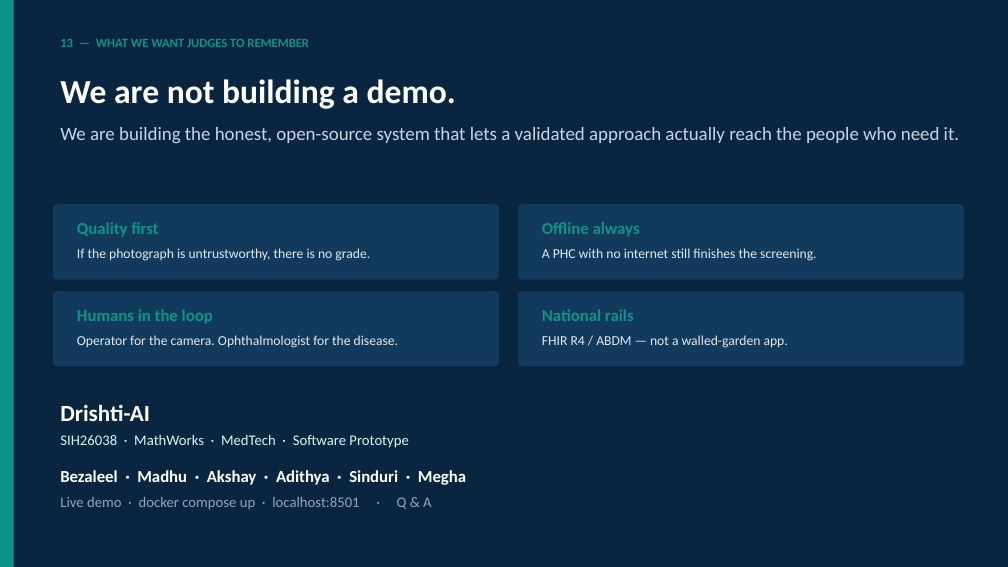
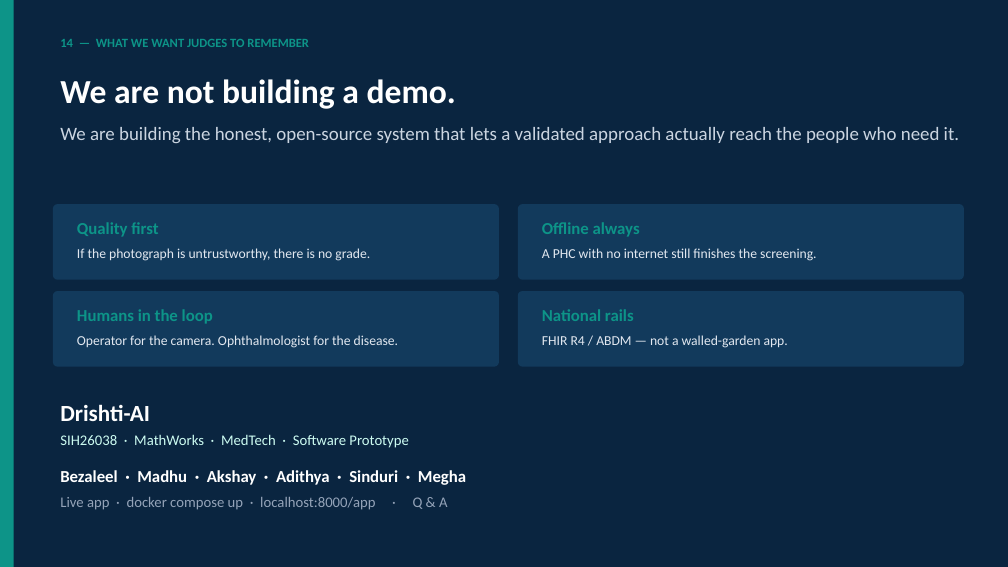
Before and after one commit to BezaleelPaul/Drishti-AI, a slide deck: slide 15 of presentation/Drishti-AI_SIH2026_Presentation.pptx (slide 14 before the commit). Drawn at 1008x567 pixels with LibreOffice and Linux fonts; fonts in the diff are those of the drawing. Boxes give left, top, right and bottom in pixels: in the first picture for what was removed or moved away, otherwise in the second. Text is boxed around its words. In the diff, an @@ line names an element or a change of style, - is before the commit and + after.

Commit message:
docs: measured validation evidence in readme, roadmap, deck, judge qa; ci rehearsal
README gains a measured-evidence section and updated quickstart; ROADMAP gets Phase 3b (safety + external validation) and honest known limitations; deck rebuilt at 15 slides with the external-validation slide; judge Q&A gains Q8 and a reproducible-numbers cheat sheet. CI now runs the e2e demo rehearsal (required) and a labeled-eval smoke (best effort). gitignore covers release/ and results logs; packaging writes to release/archives.

```diff
--- a/presentation/Drishti-AI_SIH2026_Presentation.pptx
+++ b/presentation/Drishti-AI_SIH2026_Presentation.pptx
@@ text at (60, 39, 309, 47): text changed @@
-13 — WHAT WE WANT JUDGES TO REMEMBER
+14 — WHAT WE WANT JUDGES TO REMEMBER
@@ text at (60, 497, 447, 510): text changed @@
-Live demo · docker compose up · localhost:8501 · Q & A
+Live app · docker compose up · localhost:8000/app · Q & A
```
Also in this commit, not shown: 12 other slides changed, 1 slide added, 8 other files.
